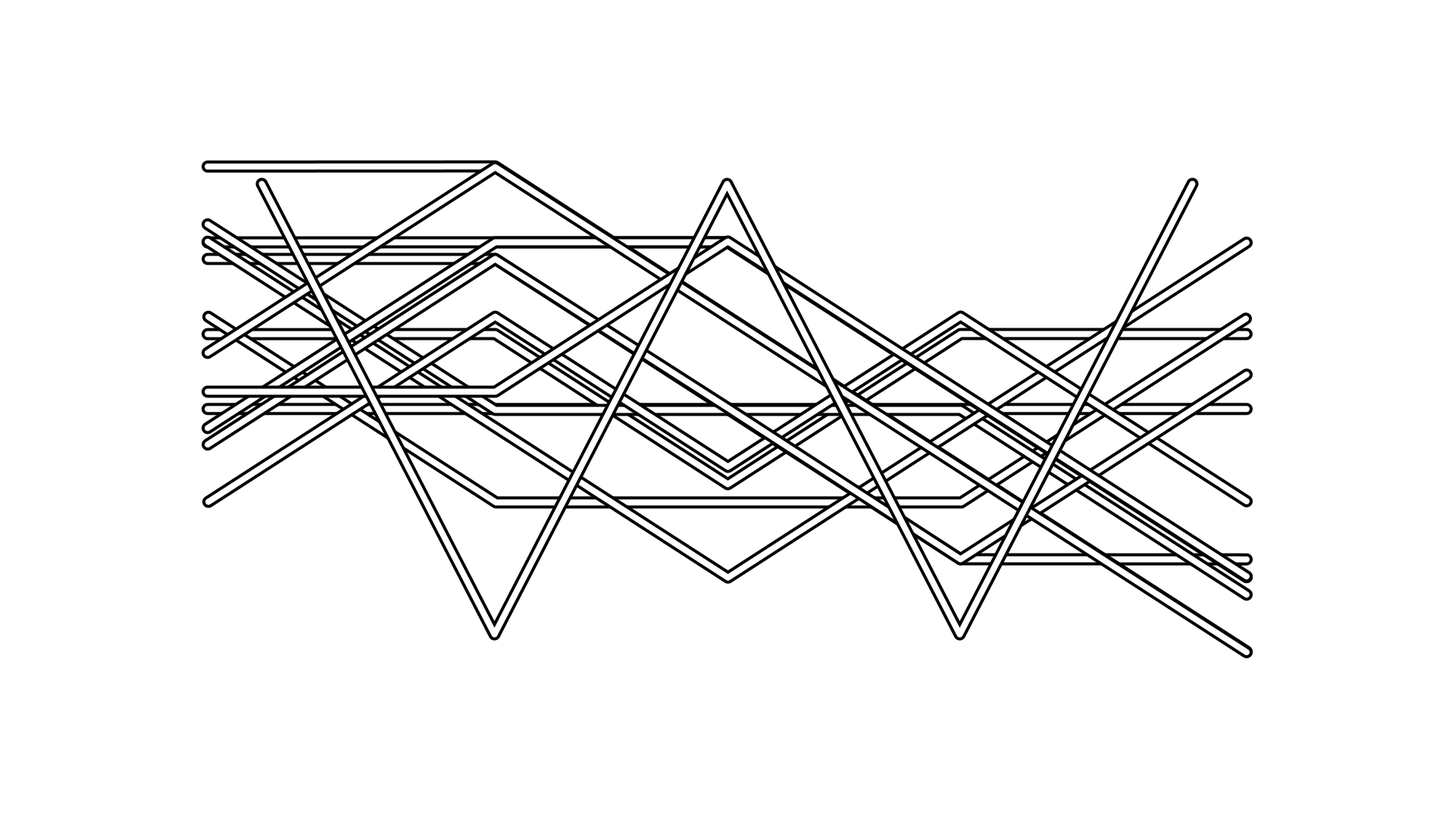
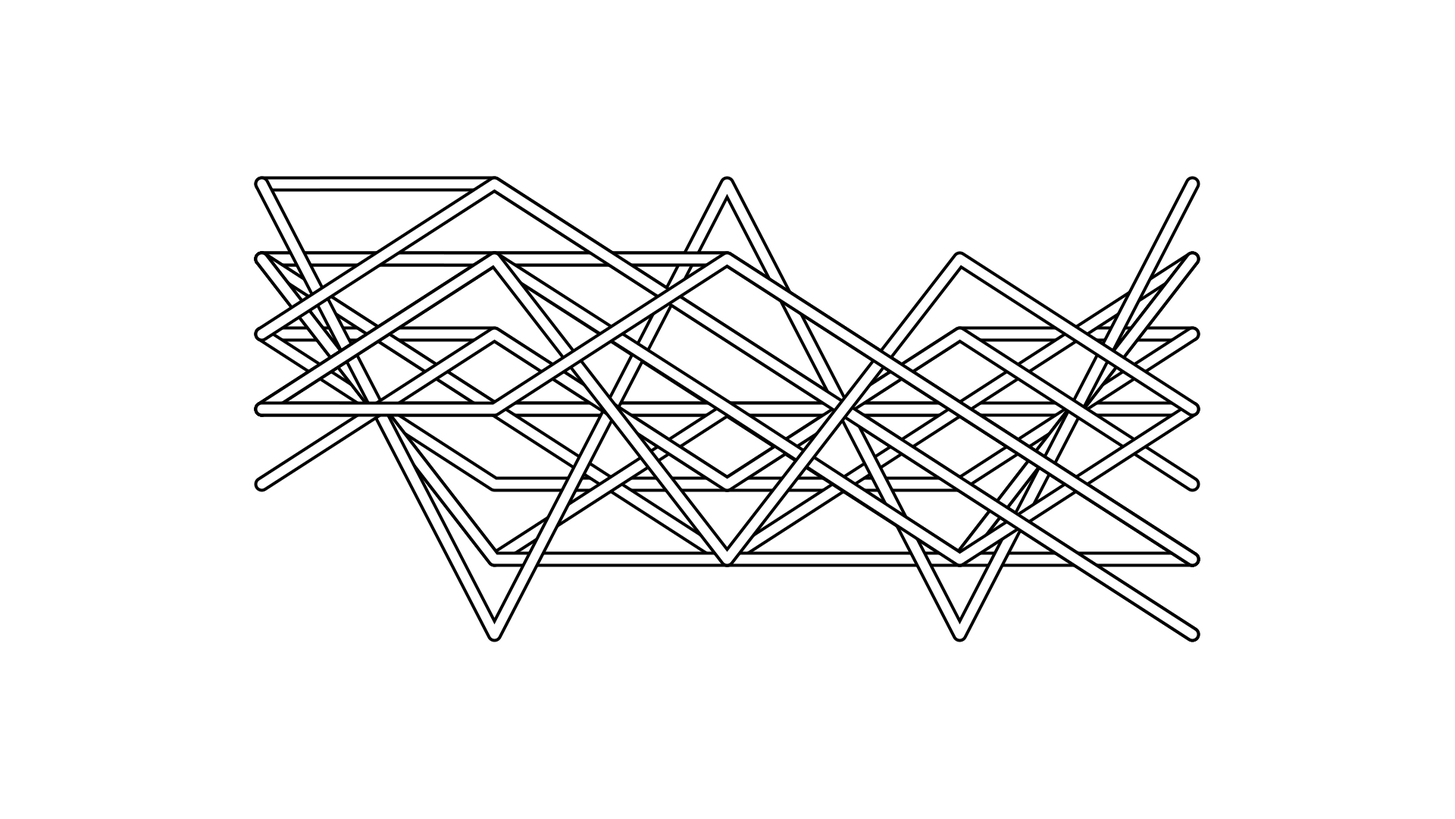
Before/after of a 1455px x 819px layered artwork. What changed in the layer stack:
painted on "payline_11012.png" over (201, 234, 1253, 583)
added layer "payline_10201.png" above "payline_10123.png" over (253, 250, 1201, 567)
painted on "payline_10123.png" over (201, 160, 1253, 658)
painted on "payline_10121.png" over (201, 250, 1253, 567)
painted on "payline_10101.png" over (202, 310, 1253, 508)
painted on "payline_10012.png" over (201, 235, 1253, 583)
moved "payline_03030.png" above "payline_02220.png", painted on it over (253, 175, 1201, 643)
added layer "payline_02220.png" above "payline_02120.png" over (253, 250, 1201, 567)
added layer "payline_02120.png" above "payline_01210.png" over (253, 250, 1201, 567)
painted on "payline_01210.png" over (201, 234, 1253, 584)
painted on "payline_01112.png" over (201, 217, 1253, 602)
painted on "payline_01110.png" over (202, 310, 1253, 509)
painted on "payline_00123.png" over (201, 159, 1253, 658)
painted on "payline_00122.png" over (201, 250, 1253, 567)
painted on "payline_00100.png" over (201, 325, 1253, 492)
painted on "payline_00012.png" over (201, 235, 1253, 583)
painted on "payline_00000.png" over (201, 400, 1253, 417)
